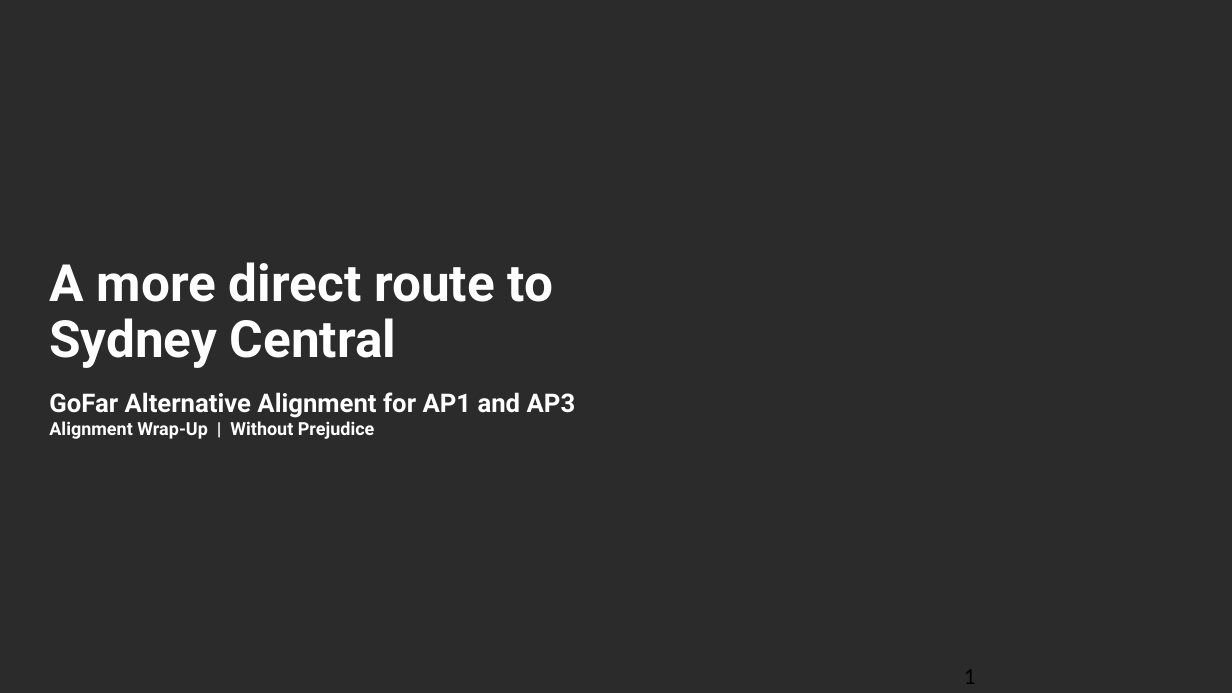
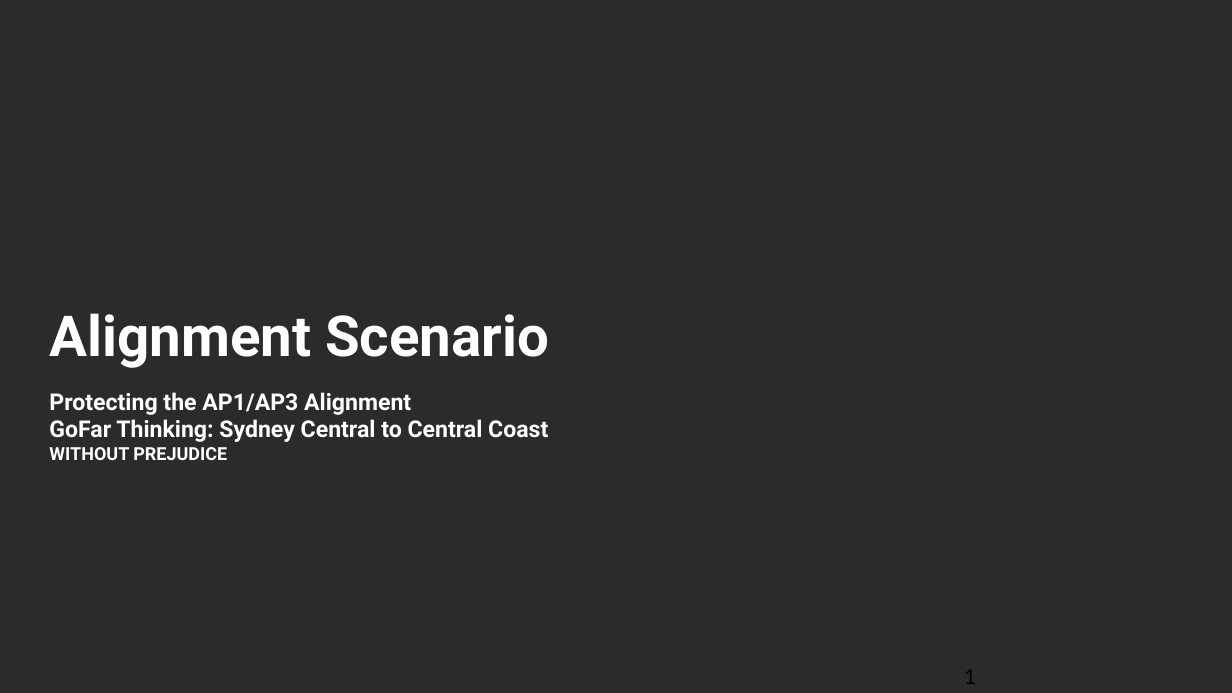
Before and after one commit to alyciawolf02/claude, a slide deck: slide 1 of Protecting_HSRA_Sydney_Central_Alignment_v2.pptx. Drawn at 1232x693 pixels with LibreOffice and Linux fonts; fonts in the diff are those of the drawing; background and template pictures are left out; a plain dark background stands for a picture behind light text. Boxes give left, top, right and bottom in pixels: in the first picture for what was removed or moved away, otherwise in the second. Text is boxed around its words. In the diff, an @@ line names an element or a change of style, - is before the commit and + after.

```diff
--- a/Protecting_HSRA_Sydney_Central_Alignment_v2.pptx
+++ b/Protecting_HSRA_Sydney_Central_Alignment_v2.pptx
@@ title at (x1=49, y1=313, x2=549, y2=368): text changed; size 40 to 44 pt @@
-A more direct route to Sydney Central
+Alignment Scenario
@@ subtitle at (x1=49, y1=392, x2=548, y2=460): text changed; size 20 to 18 pt @@
-GoFar Alternative Alignment for AP1 and AP3
-Alignment Wrap-Up | Without Prejudice
+Protecting the AP1/AP3 Alignment
+GoFar Thinking: Sydney Central to Central Coast
+WITHOUT PREJUDICE
```
Also in this commit, not shown: 4 other slides changed.
